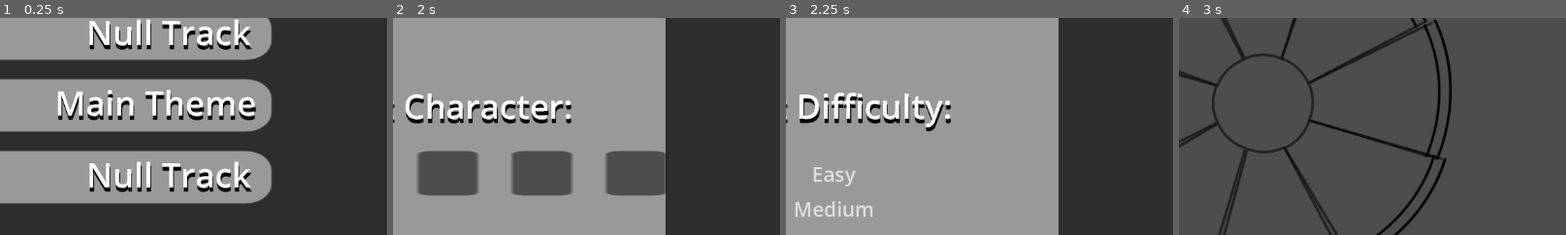
Above: before the commit, frames 1-4 (left to right).
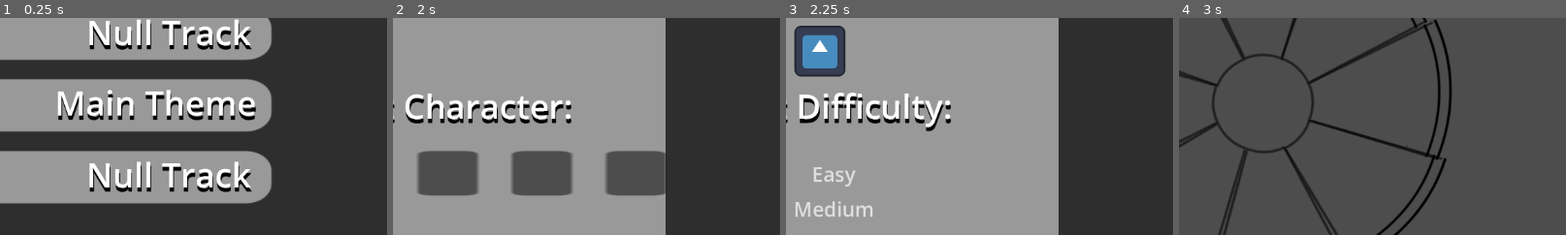
Above: after the commit, the same moments.

Repository: dancroker/RhythmGame
Game: Godot game, scene res://TrackSelect.tscn
The game is run twice, just before and just after one commit, with the same random seed, the same clock (stepped at 60 frames per second) and the same inputs. This scene is started directly instead of the project's main scene. The engine's default icon, where the game draws it, is replaced by a stand-in: a white triangle on a blue panel in a dark square.
Inputs (mouse positions are % of the whole screen's width and height, from its top left):
- Up to frame 1 (0.25 s): no input
- Up to frame 2 (2 s): click (47, 34) at 0.5 s; click (47, 51) at 1.25 s
- Up to frame 3 (2.25 s): click (22, 66) at 2 s
- Up to frame 4 (3 s): click "Easy" at 2.75 s
The pictures show only the part of the screen within x 40-89%, y 31-80%; the shares and areas given below are measured in that part.

Frames 1-2 are identical in both runs. In frame 3, 3.1% of the frame differs, in the area x 2-16%, y 3-28%; in frame 4, nothing differs.

Commit message:
Added character portrait

Diff:
--- a/rhythm-game/Scripts/track_select.gd
+++ b/rhythm-game/Scripts/track_select.gd
@@ -15,6 +15,7 @@
 @onready var h_box_container: HBoxContainer = $HBoxContainer
 @onready var labelchar: Label = $Labelchar
 @onready var v_box_container_2: VBoxContainer = $VBoxContainer2
+@onready var charport: Sprite2D = $charport
 
 
 # Called when the node enters the scene tree for the first time.
@@ -23,6 +24,7 @@
 	h_box_container.hide()
 	labelchar.hide()
 	v_box_container_2.hide()
+	charport.hide()
 	pass # Replace with function body.
 
 
@@ -56,6 +58,7 @@
 
 func difficulty():
 	h_box_container.hide()
+	charport.show()
 	labelchar.text = "Select Difficulty:"
 	v_box_container_2.show()
 
--- a/rhythm-game/TrackSelect.tscn
+++ b/rhythm-game/TrackSelect.tscn
@@ -3,6 +3,7 @@
 [ext_resource type="Texture2D" uid="uid://beeu5qm8csg5v" path="res://Assets/area.png" id="1_cjl8s"]
 [ext_resource type="Script" uid="uid://ux2ywgsydi1h" path="res://Scripts/track_select.gd" id="1_lx3aw"]
 [ext_resource type="Script" uid="uid://bk48ora7y57r5" path="res://Scripts/record.gd" id="2_lx3aw"]
+[ext_resource type="Texture2D" uid="uid://i5j8xayi6kjd" path="res://icon.svg" id="4_jctyy"]
 
 [sub_resource type="StyleBoxFlat" id="StyleBoxFlat_rkde8"]
 corner_radius_top_left = 16
@@ -350,6 +351,11 @@
 scale = Vector2(0.34125972, 0.34125972)
 texture = ExtResource("1_cjl8s")
 script = ExtResource("2_lx3aw")
+
+[node name="charport" type="Sprite2D" parent="." unique_id=371248463]
+position = Vector2(505.99997, 247)
+scale = Vector2(0.58806777, 0.58806777)
+texture = ExtResource("4_jctyy")
 
 [connection signal="pressed" from="Button2" to="." method="_on_button_2_pressed"]
 [connection signal="pressed" from="VBoxContainer2/ButtonDiff" to="." method="_on_button_diff_pressed"]
